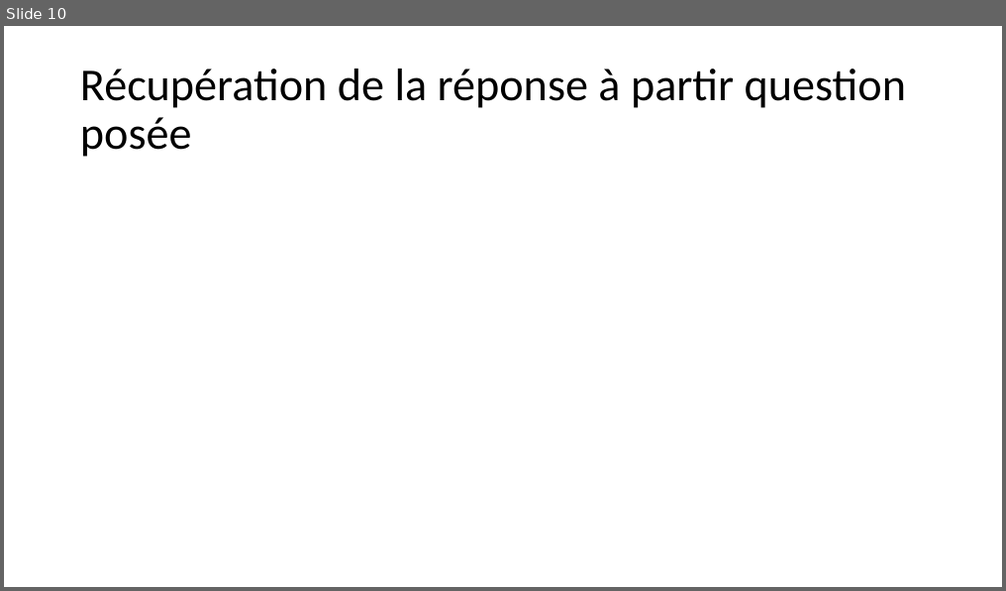
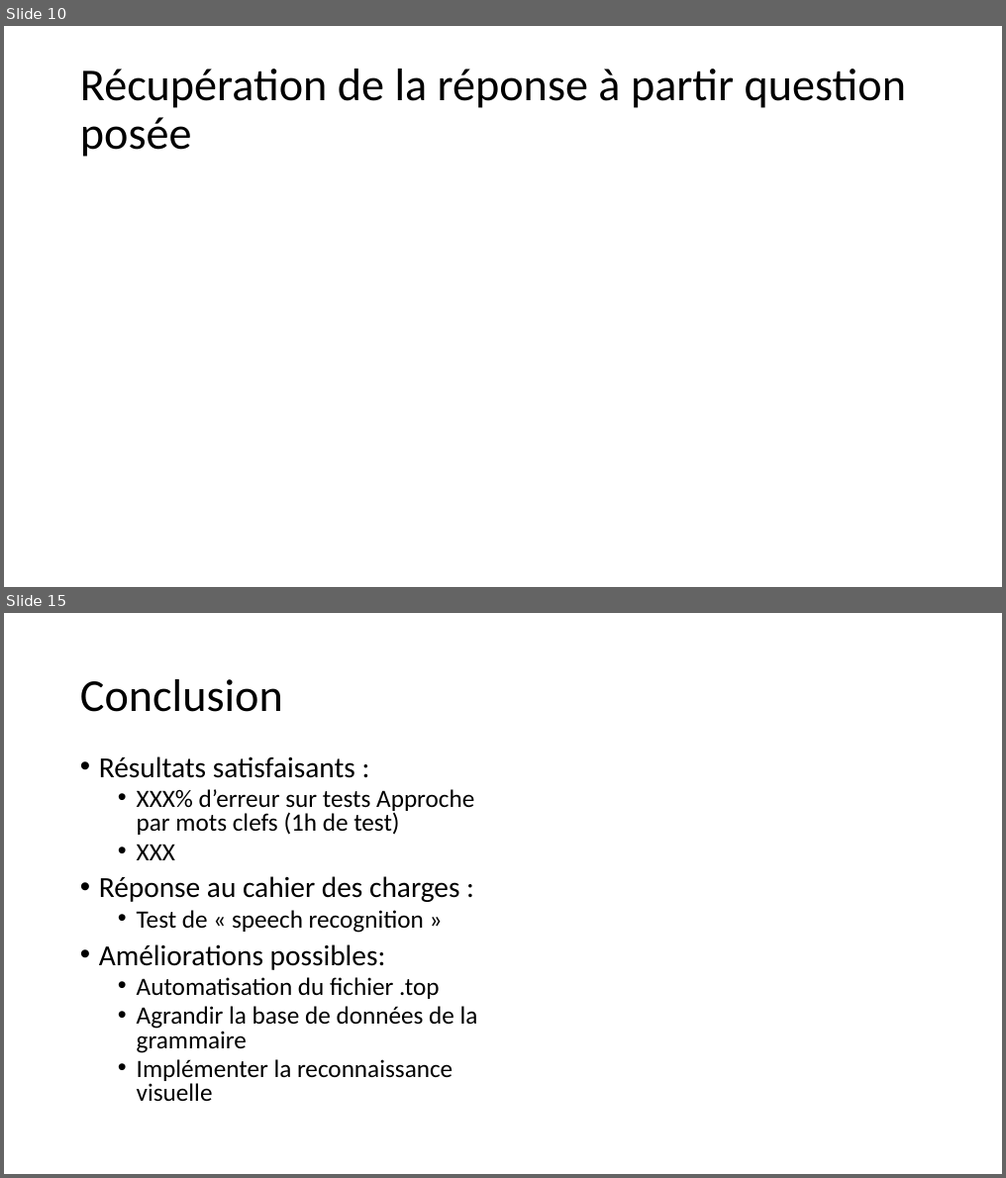
Before and after one commit to PorteAntoine/IHM_PEPPER_CPE2017, a slide deck: Rapport/Diapo_ihm_pepper.pptx. Shown one above the other, each under a label of ours: slide 10 before the commit, slides 10 and 15 after it; the slides between them are not shown. The pictures are 1006x591 and 1006x1178 pixels, drawn with LibreOffice and Linux fonts; fonts in the diff are those of the drawing; background and template pictures are left out. Boxes give left, top, right and bottom in pixels: in the first picture for what was removed or moved away, otherwise in the second. Text is boxed around its words. In the diff, an @@ line names an element or a change of style, - is before the commit and + after.

```diff
--- a/Rapport/Diapo_ihm_pepper.pptx
+++ b/Rapport/Diapo_ihm_pepper.pptx
@@ slide 15 added at [4, 613, 1002, 1174], background picture (left out) @@
@@ title added at [80, 679, 283, 712], 44 pt, text #000000 @@
+Conclusion
@@ text added at [99, 757, 478, 1102], 24 pt, text #000000 @@
+• Résultats satisfaisants :
+  • XXX% d’erreur sur tests Approche par mots clefs (1h de test)
+  • XXX
+• Réponse au cahier des charges :
+  • Test de « speech recognition »
+• Améliorations possibles:
+  • Automatisation du fichier .top
+  • Agrandir la base de données de la grammaire
+  • Implémenter la reconnaissance visuelle
```
Also in this commit, not shown: 2 slides changed, 3 other slides added, 1 slide removed.
